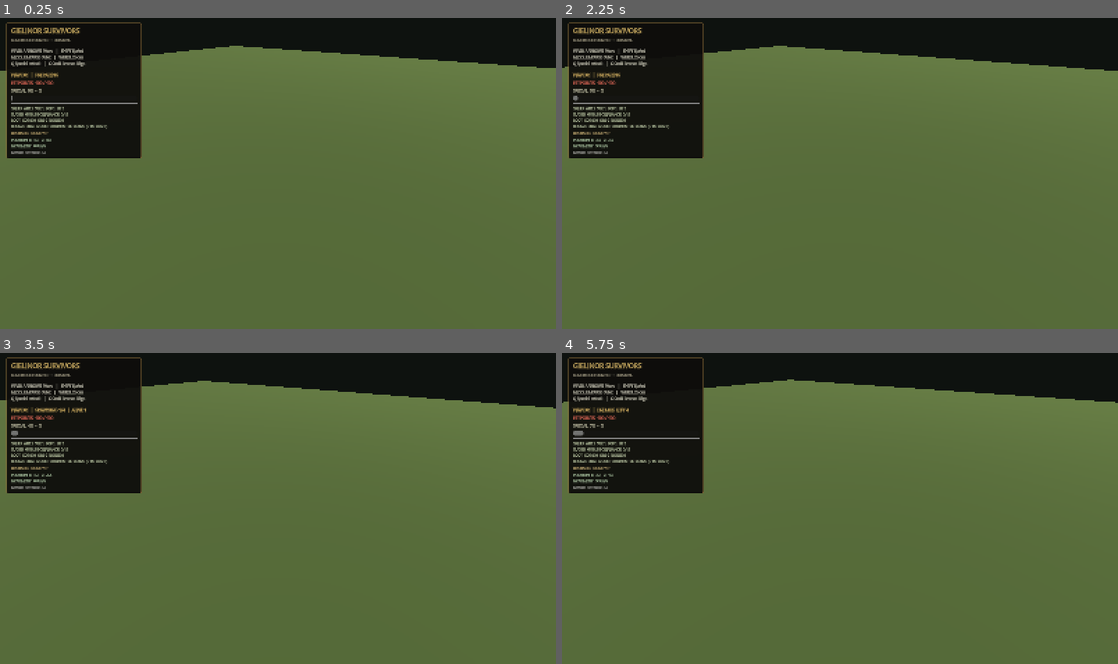
Above: before the commit, frames 1-4 (two rows, left to right).
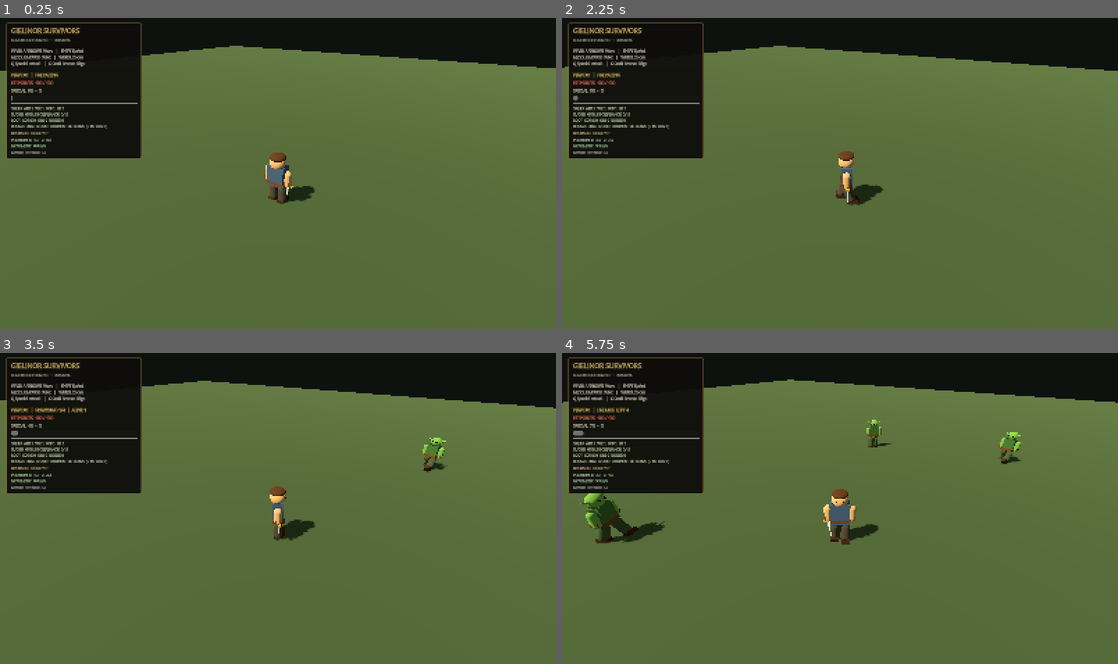
Above: after the commit, the same moments.

Repository: DireChris/Gielinor-Survivors
Game: Godot game, scene res://scenes/main.tscn
Same seed, same stepped clock (60 frames per second), same inputs: the game is played once before the commit and once after it.
Inputs (mouse positions are in pixels of both pictures, inside the frame that each line leads up to):
- Up to frame 1 (0.25 s): no input
- Up to frame 2 (2.25 s): tap Enter at 0.5 s; move the mouse to (962, 157) at 0.52 s; hold D (move_right) 0.53-1.25 s; tap Q (special_attack) at 0.6 s; click (962, 157) at 0.67 s; drag from (728, 189) to (812, 235) at 1.27 s; move the mouse to (895, 105) at 2.02 s; hold D (move_right) from 2.03 s (still down); tap C at 2.1 s
- Up to frame 3 (3.5 s): release D (move_right) at 2.75 s; drag from (250, 570) to (111, 461) at 2.77 s
- Up to frame 4 (5.75 s): move the mouse to (1006, 555) at 3.52 s; hold A (move_left) 3.53-4.25 s; hold Shift (sprint) 3.53-4.25 s; drag from (673, 461) to (756, 430) at 4.27 s; move the mouse to (867, 508) at 5.02 s; hold S (move_back) from 5.03 s (still down); tap Q (special_attack) at 5.1 s; click (867, 508) at 5.17 s

The runs differ from the first frame. In frame 1, 0.8% of the frame differs, in the area x 47-57%, y 43-60%; in frame 2, 0.6%; in frame 3, 0.8%; in frame 4, 2.3%, in the area x 3-83%, y 21-62%.
Error before the commit: Parse Error: Identifier "ConeMesh" not declared in the current scope. (res://scripts/visuals/character_rig.gd:110)

Commit message:
Fix character rig loading and clean Windows artifacts

Diff:
--- a/scripts/visuals/character_rig.gd
+++ b/scripts/visuals/character_rig.gd
@@ -107,10 +107,11 @@
 	_add_mesh(head_pivot, "RightEye", eye_mesh, eye_color, Vector3(0.105, 0.07, -0.225))
 
 	if goblin:
-		var ear_mesh := ConeMesh.new()
+		var ear_mesh := CylinderMesh.new()
+		ear_mesh.top_radius = 0.0
 		ear_mesh.bottom_radius = 0.10
-		ear_mesh.top_radius = 0.0
 		ear_mesh.height = 0.42
+		ear_mesh.radial_segments = 6
 		_add_mesh(head_pivot, "LeftEar", ear_mesh, skin_color, Vector3(-0.30, 0.10, 0.0), Vector3(0.0, 0.0, deg_to_rad(62.0)))
 		_add_mesh(head_pivot, "RightEar", ear_mesh, skin_color, Vector3(0.30, 0.10, 0.0), Vector3(0.0, 0.0, deg_to_rad(-62.0)))
 	else:
Not shown, changed: .github/workflows/build.yml
Not shown, changed: README.md
